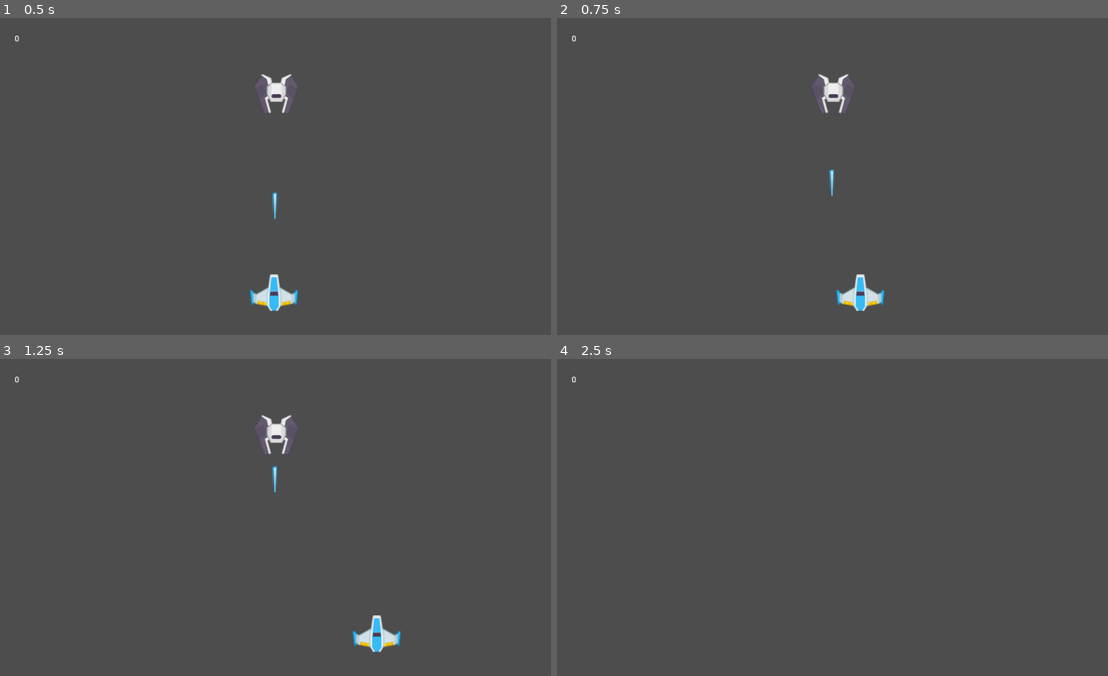
Above: before the commit, frames 1-4 (two rows, left to right).
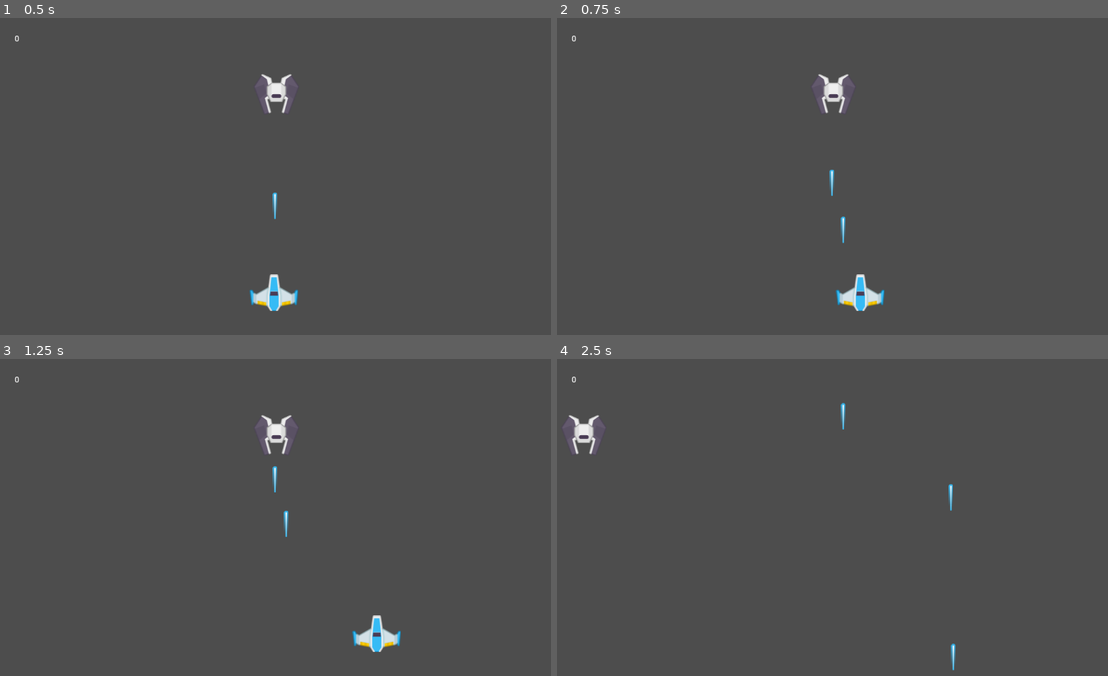
Above: after the commit, the same moments.

Repository: cs121-s23-case/CS315
Game: Godot game, scene res://Shmup.tscn
The game is run twice, just before and just after one commit, with the same random seed, the same clock (stepped at 60 frames per second) and the same inputs.
Inputs:
- Up to frame 1 (0.5 s): no input
- Up to frame 2 (0.75 s): hold D (input_right) from 0.53 s (still down); hold Space (shoot) from 0.53 s (still down)
- Up to frame 3 (1.25 s): keep holding D (input_right); keep holding Space (shoot)
- Up to frame 4 (2.5 s): release D (input_right) at 1.28 s; release Space (shoot) at 1.28 s; hold S (down) 1.28-2.03 s; tap Space (shoot) at 1.35 s; hold D (input_right) from 2.03 s (still down); hold Space (shoot) from 2.03 s (still down)

Frame 1 is identical in both runs. In frame 2, less than 0.1% of the frame differs, in the area x 51-53%, y 62-72%; in frame 3, less than 0.1%; in frame 4, 0.7%, in the area x 1-73%, y 13-99%.
Error before the commit: Invalid operands 'Vector2' and 'float' in operator '+'. (res://player.gd:20)

Commit message:
Add files via upload

Diff:
--- a/case_david_shmup/Shmup.tscn
+++ b/case_david_shmup/Shmup.tscn
@@ -18,7 +18,6 @@
 
 [node name="player" type="CharacterBody2D" parent="."]
 script = ExtResource("1_0en0n")
-bullet_resource = ExtResource("4_yfy1q")
 
 [node name="CollisionShape2D" type="CollisionShape2D" parent="player"]
 position = Vector2(585, 574.5)
--- a/case_david_shmup/enemy_spawner.gd
+++ b/case_david_shmup/enemy_spawner.gd
@@ -1,6 +1,5 @@
 extends Node2D
-
-@export var enemy: PackedScene
+var enemy = preload("res://enemy.tscn")
 
 var rng = RandomNumberGenerator.new()
 
@@ -19,3 +18,4 @@
 	newEnemy.scale = Vector2(1, 1)
 	newEnemy.position = Vector2(random_number_x,0)
 	print("enemy spawned at", newEnemy.position)
+	get_node("/root/Game_Controller").add_child(newEnemy)
--- a/case_david_shmup/player.gd
+++ b/case_david_shmup/player.gd
@@ -1,6 +1,7 @@
 extends CharacterBody2D
-@export var bullet_offset: float = 20.0
-@export var bullet_resource: PackedScene
+@export var bullet_resource = preload("res://bullet.tscn")
+
+
 func _process(_delta: float) -> void:
 	if Input.is_action_pressed("input_left"):
 		self.position.x += -5;
@@ -10,12 +11,9 @@
 		self.position.y += -5;
 	if Input.is_action_pressed("down"):
 		self.position.y += 5;
-	if Input.is_action_pressed("shoot"):
-		shoot_bullet()
-
-func shoot_bullet() -> void:
-	if bullet_resource:
-		var bullets = bullet_resource.instantiate()
-		var direction = Vector2.UP
-		bullets.global_position = global_position + direction + bullet_offset
-		get_tree().root.add_child(bullets)
+	if Input.is_action_just_pressed("shoot"):
+		var bullet = bullet_resource.instantiate()
+		bullet.position.x = self.position.x+20
+		bullet.position.y = self.position.y
+		bullet.set_name("bullet")
+		get_node("/root/Game_Controller").add_child(bullet)
